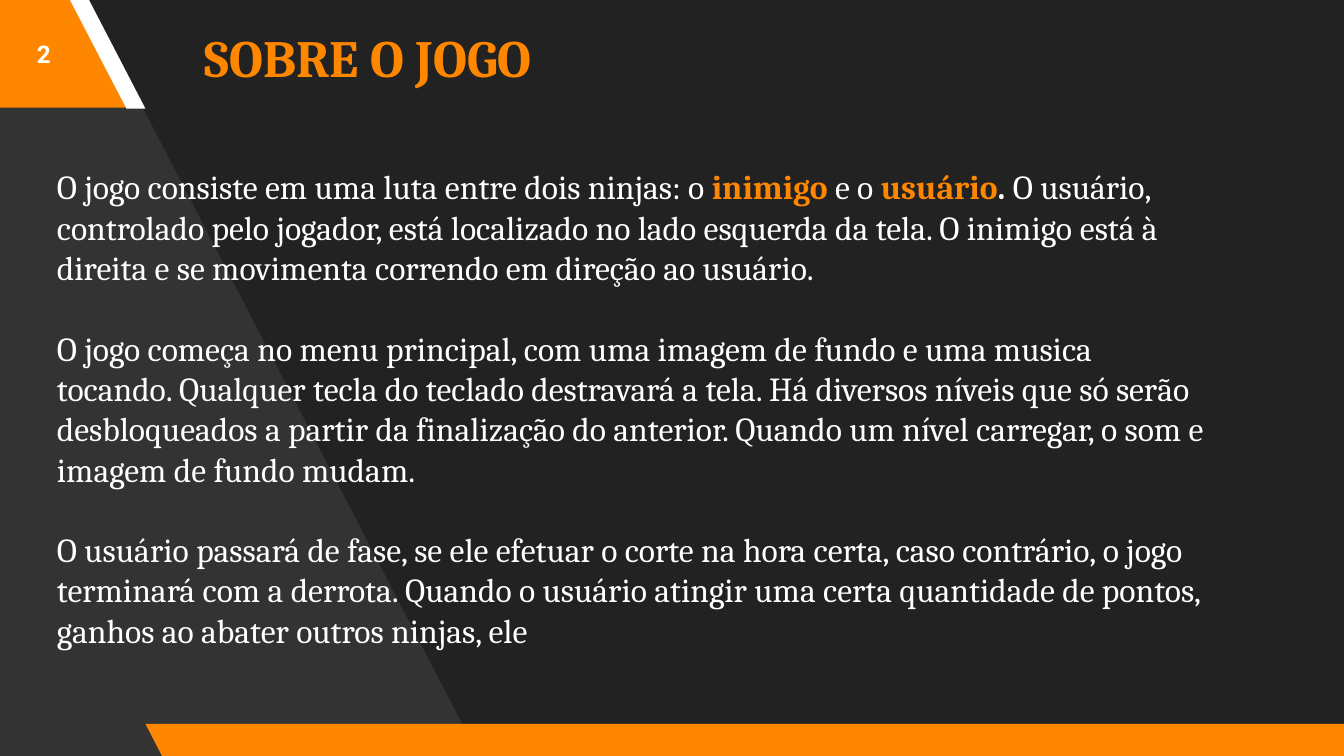
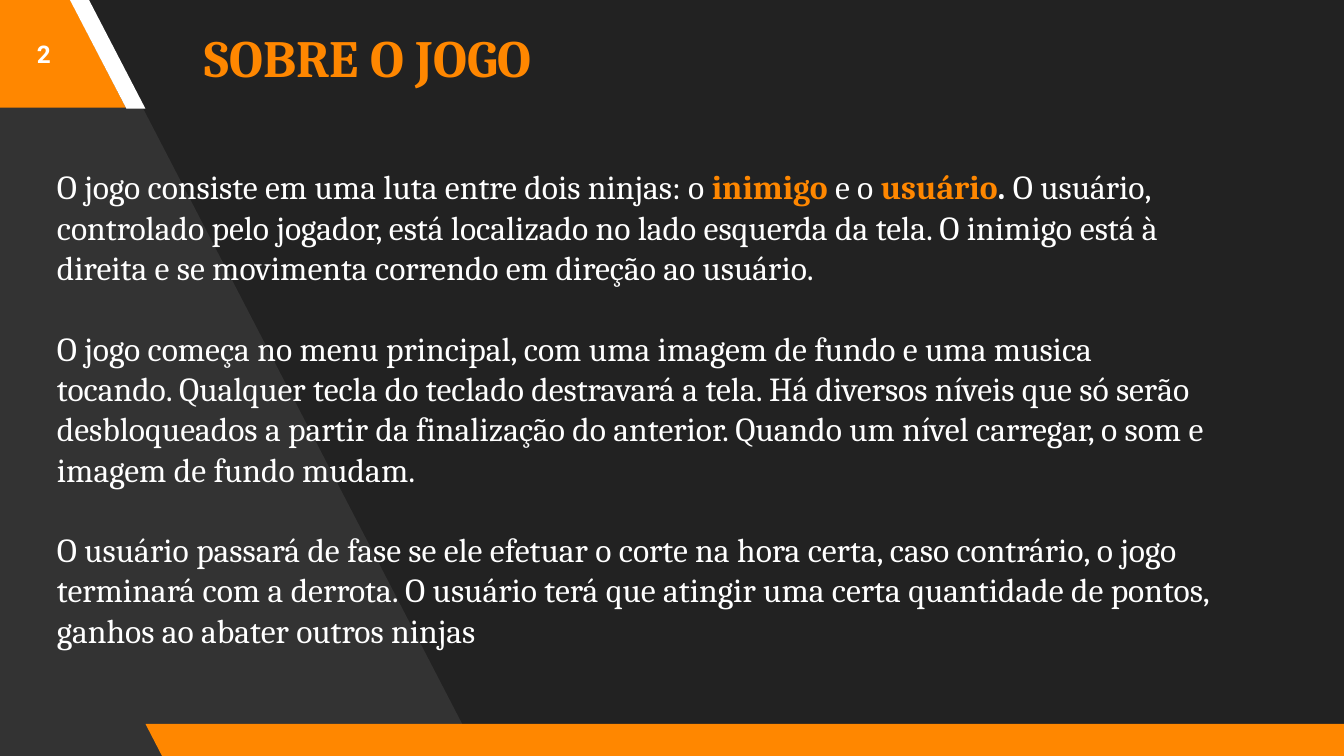
Before and after one commit to arturgrochau/love2d-ninja-game, a slide deck: slide 2 of Ninja_cut_pres.pptx. Drawn at 1344x756 pixels with LibreOffice and Linux fonts; fonts in the diff are those of the drawing. Boxes give left, top, right and bottom in pixels: in the first picture for what was removed or moved away, otherwise in the second. Text is boxed around its words. In the diff, an @@ line names an element or a change of style, - is before the commit and + after.

```diff
--- a/Ninja_cut_pres.pptx
+++ b/Ninja_cut_pres.pptx
@@ text at [57, 538, 1210, 651]: text changed @@
-O usuário passará de fase, se ele efetuar o corte na hora certa, caso contrário, o jogo terminará com a derrota. Quando o usuário atingir uma certa quantidade de pontos, ganhos ao abater outros ninjas, ele
+O usuário passará de fase se ele efetuar o corte na hora certa, caso contrário, o jogo terminará com a derrota. O usuário terá que atingir uma certa quantidade de pontos, ganhos ao abater outros ninjas
```
Also in this commit, not shown: 1 other slide changed.
